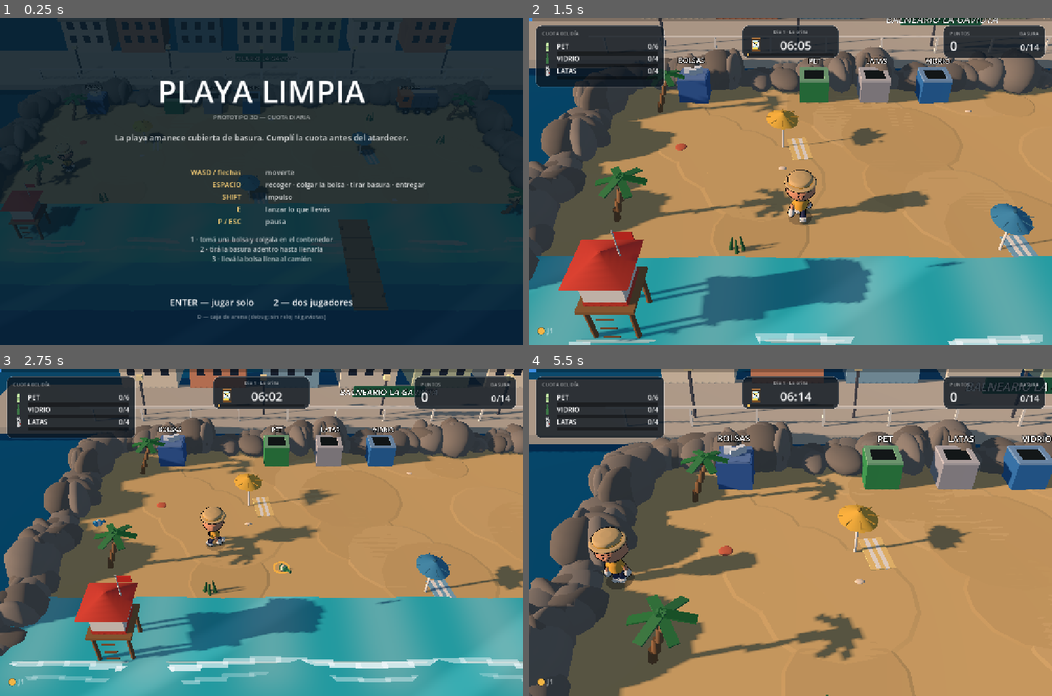
Above: before the commit, frames 1-4 (two rows, left to right).
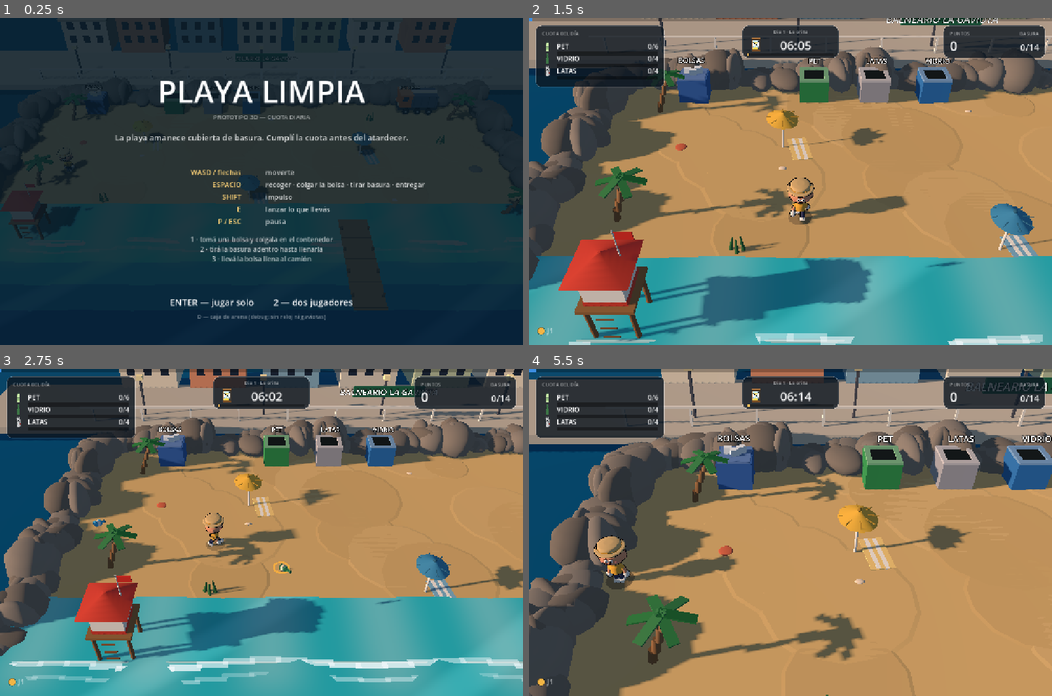
Above: after the commit, the same moments.

Repository: Catech124/playa-limpiar
Game: Godot game, scene res://scenes/Main.tscn
Same seed, same stepped clock (60 frames per second), same inputs: the game is played once before the commit and once after it.
Inputs:
- Up to frame 1 (0.25 s): no input
- Up to frame 2 (1.5 s): tap Enter at 0.5, 0.6 s; hold D 0.53-1.28 s; tap Space at 0.77, 1.07 s; tap Keypad Enter at 0.8, 1.35 s; hold S from 1.28 s (still down)
- Up to frame 3 (2.75 s): tap Space at 1.52, 1.82 s; tap 2 at 1.55, 2.1 s; release S at 2.03 s; hold D from 2.03 s (still down); tap R at 2.3 s
- Up to frame 4 (5.5 s): release D at 2.78 s; hold W 2.78-3.53 s; tap R at 2.85 s; tap Space at 3.02, 3.32, 3.77, 3.8, 4.07, 4.35, 4.52, 4.82 s; tap E at 3.05, 3.6 s; hold A 3.53-5.03 s; tap Enter at 4.55, 5.1 s; hold S from 5.03 s (still down); tap Keypad Enter at 5.3 s

The runs differ from the first frame. In frame 1, less than 0.1% of the frame differs, in the area x 10-15%, y 38-47%; in frame 2, 0.8%; in frame 3, 0.6%; in frame 4, 1.1%, in the area x 11-44%, y 48-66%.

Commit message:
Tiburón con modelo y mordida animada, nado parado y cara con detalle
Tiburón:
- Modelo rápido con primitivas (cuerpo, panza, hocico, aleta dorsal, cola,
  pectorales, ojos, boca y dientes).
- La mordida se anima: sale del agua, se abalanza y se vuelve a hundir.
- Al morder deja una cuenta atrás en pantalla y se reaparece en el SPAWN del
  nivel (antes era el arenal más cercano).

Personaje:
- Escala 0.84: a tamaño completo tapaba media pantalla y el agua le llegaba
  al cuello.
- Cara con detalle: ojos con esclerótica, pupila y brillo, cejas gruesas,
  sonrisa con comisuras y cachetes (acompañan el cabeceo de la cabeza).
- Nado erguido: flota parado con el agua al pecho y rema con los brazos a
  los costados, en vez de ir acostado como nadador de competencia (así se
  hundía la cara en un agua de 30 cm).

101 comprobaciones headless siguen en verde.

Diff:
--- a/scripts/hud.gd
+++ b/scripts/hud.gd
@@ -42,6 +42,7 @@
 	_draw_quota(size)
 	_draw_score(size)
 	_draw_players(size)
+	_draw_respawn(size)
 	_draw_prompts(size)
 	_draw_toasts()
 
@@ -182,6 +183,23 @@
 		x += 58.0
 
 
+## Cuenta atrás del que se comió el tiburón: cuánto falta para reaparecer.
+func _draw_respawn(size: Vector2) -> void:
+	var y := size.y * 0.60
+	for p in game.players:
+		if float(p.down_time) <= 0.0:
+			continue
+		var txt := "J%d · reaparece en %.1f s" % [p.index + 1, float(p.down_time)]
+		var w := _text_width(txt, 20) + 44.0
+		var rect := Rect2(size.x * 0.5 - w * 0.5, y, w, 42)
+		_panel(rect, Color(0.42, 0.10, 0.10, 0.88), 12)
+		var k := clampf(float(p.down_time) / GameConfig.SHARK_RESPAWN_TIME, 0.0, 1.0)
+		draw_rect(Rect2(rect.position.x + 12, rect.position.y + rect.size.y - 8,
+			(rect.size.x - 24) * k, 3), Color(1.0, 0.55, 0.45))
+		_text_centered(Vector2(size.x * 0.5, rect.position.y + 27), txt, 20, Color(1, 1, 1))
+		y += 50.0
+
+
 func _draw_prompts(_size: Vector2) -> void:
 	# aviso contextual sobre cada jugador
 	for p in game.players:
--- a/scripts/main.gd
+++ b/scripts/main.gd
@@ -36,6 +36,7 @@
 
 var toasts: Array = []
 var puffs: Array = []            # polvo / salpicaduras
+var sharks: Array = []           # tiburones de la mordida (animación)
 var _sync_cd := 0.0
 var clock := 0.0                 # segundos de la jornada (para el tope de castigos)
 var penalty_log: Array = []      # instantes de los castigos que descontaron
@@ -174,6 +175,10 @@
 		if is_instance_valid(pf["node"]):
 			pf["node"].queue_free()
 	puffs.clear()
+	for sh in sharks:
+		if is_instance_valid(sh["node"]):
+			sh["node"].queue_free()
+	sharks.clear()
 	clock = 0.0
 	penalty_log.clear()
 	score = 0
@@ -314,6 +319,7 @@
 	_update_flying(delta)
 	_update_toasts(delta)
 	_update_puffs(delta)
+	_update_sharks(delta)
 	_update_light()
 
 	# la basura rueda: la celda lógica tiene que seguir al cuerpo
@@ -407,6 +413,7 @@
 func _bite(p: Player) -> void:
 	spawn_puff(p.position + Vector3(0, GameConfig.WATER_LEVEL, 0), Color(0.97, 1.0, 1.0), 14, 1.8)
 	toast(p.position + Vector3(0, 1.5, 0), "¡Mordida! Volvés en %d s" % int(GameConfig.SHARK_RESPAWN_TIME), "bad")
+	_show_shark(p)
 	var dest := _nearest_sand(p)
 	if p.carrying != null:
 		var item := p.carrying
@@ -415,10 +422,156 @@
 			move_item_to_tile(item, dest)
 		else:
 			destroy_item(item)
-	p.keep_down(GameConfig.SHARK_RESPAWN_TIME, dest)
+	# reaparece en el spawn del nivel, no donde lo mordieron
+	var sp: Vector2i = world.spawns[p.index % world.spawns.size()]
+	p.keep_down(GameConfig.SHARK_RESPAWN_TIME, sp)
 	p.water_time = 0.0
 	p.shark_heat = minf(1.0, float(p.shark_heat) + 0.25)
 	_clear_fin(p)
+
+
+## Tiburón de la mordida: sale del agua, se abalanza y se vuelve a hundir.
+## Es rápido y de primitivas, como el resto del juego.
+func _show_shark(p: Player) -> void:
+	var shark := _make_shark()
+	world.add_child(shark)
+	var base := p.position
+	shark.position = base + Vector3(0.0, -1.1, 0.9)
+	shark.rotation.y = PI        # mira al jugador (viene desde el sur)
+	sharks.append({"node": shark, "base": base, "t": 0.0})
+
+
+func _update_sharks(delta: float) -> void:
+	for sh in sharks.duplicate():
+		sh["t"] = float(sh["t"]) + delta
+		var t: float = sh["t"]
+		var node: Node3D = sh["node"]
+		if not is_instance_valid(node):
+			sharks.erase(sh)
+			continue
+		var base: Vector3 = sh["base"]
+		if t < 0.22:
+			# sube desde el fondo
+			var k := t / 0.22
+			node.position = base + Vector3(0, lerpf(-1.1, 0.34, k), 0.9)
+			node.rotation.x = 0.35 * (1.0 - k)
+		elif t < 0.44:
+			# se abalanza con la boca abierta
+			var k := (t - 0.22) / 0.22
+			node.position = base + Vector3(0, 0.34 + sin(k * PI) * 0.10, lerpf(0.9, 0.18, k))
+			node.rotation.x = -0.28 * sin(k * PI)
+			node.scale = Vector3.ONE * (1.0 + 0.10 * sin(k * PI))
+		else:
+			# se hunde
+			var k := (t - 0.44) / 0.70
+			node.position = base + Vector3(0, lerpf(0.34, -1.4, k), lerpf(0.18, 0.5, k))
+			node.rotation.x = 0.55 * k
+			node.scale = Vector3.ONE
+		if t > 1.2:
+			node.queue_free()
+			sharks.erase(sh)
+
+
+func _make_shark() -> Node3D:
+	var root := Node3D.new()
+	var gray := Color(0.36, 0.42, 0.49)
+	var belly := Color(0.90, 0.92, 0.92)
+
+	var body := SphereMesh.new()
+	body.radius = 0.5
+	body.height = 1.0
+	body.radial_segments = 14
+	body.rings = 8
+	var bm := MeshInstance3D.new()
+	bm.mesh = body
+	bm.material_override = ItemVisuals.material(gray)
+	bm.scale = Vector3(0.62, 0.44, 1.05)
+	root.add_child(bm)
+
+	var bely := SphereMesh.new()
+	bely.radius = 0.5
+	bely.height = 1.0
+	bely.radial_segments = 12
+	bely.rings = 6
+	var blm := MeshInstance3D.new()
+	blm.mesh = bely
+	blm.material_override = ItemVisuals.material(belly)
+	blm.scale = Vector3(0.52, 0.28, 0.95)
+	blm.position = Vector3(0, -0.08, 0.03)
+	root.add_child(blm)
+
+	# hocico
+	var snout := CylinderMesh.new()
+	snout.top_radius = 0.03
+	snout.bottom_radius = 0.30
+	snout.height = 0.46
+	snout.radial_segments = 12
+	var sm := MeshInstance3D.new()
+	sm.mesh = snout
+	sm.material_override = ItemVisuals.material(gray)
+	sm.position = Vector3(0, 0.0, 0.60)
+	sm.rotation_degrees = Vector3(90, 0, 0)
+	root.add_child(sm)
+
+	# aleta dorsal
+	var dorsal := PrismMesh.new()
+	dorsal.size = Vector3(0.30, 0.44, 0.07)
+	var dm := MeshInstance3D.new()
+	dm.mesh = dorsal
+	dm.material_override = ItemVisuals.material(gray.darkened(0.12))
+	dm.position = Vector3(0, 0.26, -0.04)
+	root.add_child(dm)
+
+	# cola
+	var tail := PrismMesh.new()
+	tail.size = Vector3(0.44, 0.54, 0.07)
+	var tm := MeshInstance3D.new()
+	tm.mesh = tail
+	tm.material_override = ItemVisuals.material(gray.darkened(0.12))
+	tm.position = Vector3(0, 0.12, -0.98)
+	tm.rotation_degrees = Vector3(0, 0, 22)
+	root.add_child(tm)
+
+	# pectorales
+	for side in [-1.0, 1.0]:
+		var fin := PrismMesh.new()
+		fin.size = Vector3(0.34, 0.22, 0.05)
+		var fm := MeshInstance3D.new()
+		fm.mesh = fin
+		fm.material_override = ItemVisuals.material(gray.darkened(0.05))
+		fm.position = Vector3(side * 0.30, -0.05, 0.20)
+		fm.rotation_degrees = Vector3(0, side * 38.0, side * -58.0)
+		root.add_child(fm)
+
+	# ojos
+	for side in [-1.0, 1.0]:
+		var eye := SphereMesh.new()
+		eye.radius = 0.038
+		eye.height = 0.076
+		var em := MeshInstance3D.new()
+		em.mesh = eye
+		em.material_override = ItemVisuals.material(Color(0.06, 0.06, 0.08))
+		em.position = Vector3(side * 0.19, 0.10, 0.46)
+		root.add_child(em)
+
+	# boca y dientes
+	var mouth := BoxMesh.new()
+	mouth.size = Vector3(0.36, 0.06, 0.18)
+	var mm := MeshInstance3D.new()
+	mm.mesh = mouth
+	mm.material_override = ItemVisuals.material(Color(0.42, 0.09, 0.11))
+	mm.position = Vector3(0, -0.11, 0.56)
+	root.add_child(mm)
+	for i in 5:
+		var tooth := BoxMesh.new()
+		tooth.size = Vector3(0.045, 0.055, 0.03)
+		var tmi := MeshInstance3D.new()
+		tmi.mesh = tooth
+		tmi.material_override = ItemVisuals.material(Color(0.99, 0.98, 0.95))
+		tmi.position = Vector3(-0.12 + 0.06 * float(i), -0.066, 0.62)
+		root.add_child(tmi)
+
+	return root
 
 
 func _respawn(p: Player) -> void:
--- a/scripts/player.gd
+++ b/scripts/player.gd
@@ -16,6 +16,9 @@
 		_chef_scene = load("res://assets/chef.glb") as PackedScene
 	return _chef_scene
 
+
+## Escala del modelo con respecto al asset original.
+const CHAR_SCALE := 0.84
 
 var index := 0
 var color := Color.WHITE
@@ -74,6 +77,9 @@
 
 	# personaje low-poly (asset generado con tools/make_chef.py)
 	var model := _chef().instantiate()
+	# un poco más chico: a tamaño completo tapaba media pantalla y el agua le
+	# llegaba al cuello
+	model.scale = Vector3(CHAR_SCALE, CHAR_SCALE, CHAR_SCALE)
 	_body_mesh.add_child(model)
 	_tint_shirt(model)
 	_add_outline(model)
@@ -82,6 +88,7 @@
 		var node := model.find_child(hinge, true, false)
 		if node is Node3D:
 			_hinges[hinge] = node
+	_add_face_details()
 
 
 ## El ala del sombrero proyecta sombra sobre la cara y la deja ilegible a 45 px:
@@ -146,8 +153,100 @@
 	# quedan en (±0.09, 0.39, 0.28) en el espacio del cuerpo, así que el punto
 	# medio es donde el personaje sostiene lo que lleva. Antes colgaba al
 	# costado y los objetos aparecían flotando al lado de las manos.
-	carry_anchor.position = Vector3(0.0, 0.40, 0.28)
+	carry_anchor.position = Vector3(0.0, 0.40, 0.28) * CHAR_SCALE
 	_body_mesh.add_child(carry_anchor)              # gira con el personaje
+
+
+## Cara más expresiva: ojos con esclerótica y brillo, cejas gruesas, sonrisa y
+## cachetes. Son piezas chicas colgadas de la bisagra de la cabeza, así que
+## acompañan el cabeceo. A 12 unidades de cámara, sin esto la cara es un punto.
+func _add_face_details() -> void:
+	var head: Node3D = _hinges.get("head")
+	if head == null:
+		return
+	var white := Color(0.98, 0.98, 0.97)
+	var dark := Color(0.12, 0.11, 0.13)
+	var cheek := Color(0.95, 0.55, 0.55)
+
+	for side in [-1.0, 1.0]:
+		# esclerótica
+		var eye := SphereMesh.new()
+		eye.radius = 0.048
+		eye.height = 0.096
+		eye.radial_segments = 12
+		eye.rings = 6
+		var em := MeshInstance3D.new()
+		em.mesh = eye
+		em.material_override = ItemVisuals.material(white)
+		em.position = Vector3(side * 0.057, 0.288, 0.292)
+		em.scale = Vector3(1.0, 1.15, 0.55)
+		head.add_child(em)
+
+		# pupila
+		var pupil := SphereMesh.new()
+		pupil.radius = 0.026
+		pupil.height = 0.052
+		pupil.radial_segments = 10
+		pupil.rings = 5
+		var pm := MeshInstance3D.new()
+		pm.mesh = pupil
+		pm.material_override = ItemVisuals.material(dark)
+		pm.position = Vector3(side * 0.057, 0.286, 0.318)
+		pm.scale = Vector3(1.0, 1.1, 0.5)
+		head.add_child(pm)
+
+		# brillo del ojo
+		var glint := SphereMesh.new()
+		glint.radius = 0.010
+		glint.height = 0.020
+		var gm := MeshInstance3D.new()
+		gm.mesh = glint
+		gm.material_override = ItemVisuals.material(white)
+		gm.position = Vector3(side * 0.047, 0.298, 0.330)
+		gm.cast_shadow = GeometryInstance3D.SHADOW_CASTING_SETTING_OFF
+		head.add_child(gm)
+
+		# ceja gruesa
+		var brow := BoxMesh.new()
+		brow.size = Vector3(0.085, 0.024, 0.024)
+		var bm := MeshInstance3D.new()
+		bm.mesh = brow
+		bm.material_override = ItemVisuals.material(Color(0.32, 0.20, 0.14))
+		bm.position = Vector3(side * 0.058, 0.352, 0.290)
+		bm.rotation_degrees = Vector3(0, 0, side * 9.0)
+		head.add_child(bm)
+
+		# cachete
+		var ck := SphereMesh.new()
+		ck.radius = 0.050
+		ck.height = 0.100
+		var cm := MeshInstance3D.new()
+		cm.mesh = ck
+		cm.material_override = ItemVisuals.material(Color(cheek.r, cheek.g, cheek.b, 0.55))
+		cm.material_override.transparency = BaseMaterial3D.TRANSPARENCY_ALPHA
+		cm.position = Vector3(side * 0.145, 0.245, 0.252)
+		cm.scale = Vector3(1.0, 0.7, 0.25)
+		cm.cast_shadow = GeometryInstance3D.SHADOW_CASTING_SETTING_OFF
+		head.add_child(cm)
+
+		# comisura de la sonrisa
+		var corner := BoxMesh.new()
+		corner.size = Vector3(0.034, 0.020, 0.020)
+		var km := MeshInstance3D.new()
+		km.mesh = corner
+		km.material_override = ItemVisuals.material(Color(0.30, 0.12, 0.12))
+		km.position = Vector3(side * 0.045, 0.213, 0.297)
+		km.rotation_degrees = Vector3(0, 0, side * 28.0)
+		head.add_child(km)
+
+	# boca: una barra y las dos comisuras ya forman la sonrisa
+	var mouth := BoxMesh.new()
+	mouth.size = Vector3(0.075, 0.020, 0.020)
+	var mm := MeshInstance3D.new()
+	mm.mesh = mouth
+	mm.material_override = ItemVisuals.material(Color(0.30, 0.12, 0.12))
+	mm.position = Vector3(0.0, 0.202, 0.300)
+	head.add_child(mm)
 
 
 ## Pinta la remera y la cinta del sombrero con el color del jugador.
@@ -357,12 +456,9 @@
 
 
 ## El tiburón lo mordió: desaparece del agua y vuelve a la arena en `seconds`.
-func keep_down(seconds: float, at: CellData) -> void:
+func keep_down(seconds: float, tile: Vector2i) -> void:
 	down_time = seconds
-	if at != null:
-		respawn_tile = Vector2i(at.x, at.y)
-	else:
-		respawn_tile = Vector2i(tile_x(), tile_y())
+	respawn_tile = tile if tile.x >= 0 else Vector2i(tile_x(), tile_y())
 	_body_mesh.visible = false
 	velocity = Vector3.ZERO
 	if wake != null:
@@ -421,12 +517,11 @@
 	var now := Time.get_ticks_msec() / 1000.0
 
 	if swim > 0.35:
-		# Nadando: brazada alternada que pasa POR DELANTE de la cara. El ala del
-		# sombrero tapa los hombros, así que si el brazo no sale adelante no se ve.
-		var stroke := sin(now * 7.0)
-		# el brazo pasa de "adentro del agua" a "afuera" en cada brazada
-		if arm_l: arm_l.rotation = Vector3(-1.6 + stroke * 1.0, 0.0, 0.55)
-		if arm_r: arm_r.rotation = Vector3(-1.6 - stroke * 1.0, 0.0, -0.55)
+		# Flotando parado: los brazos reman a los costados, a la altura del agua,
+		# alternados. (Acostado "de nadador profesional" se hundía la cara.)
+		var stroke := sin(now * 5.5)
+		if arm_l: arm_l.rotation = Vector3(-0.45 + stroke * 0.55, 0.0, 1.00 + stroke * 0.22)
+		if arm_r: arm_r.rotation = Vector3(-0.45 - stroke * 0.55, 0.0, -1.00 - stroke * 0.22)
 	elif dash > 0.05 and not carry:
 		# pique: brazos atrás y cuerpo estirado, como saliendo disparado
 		if arm_l: arm_l.rotation = Vector3(1.15 * dash, 0.0, 0.35)
@@ -458,13 +553,14 @@
 			0.0,
 			(0.03 * sin(t) if moving else breath * 0.02))
 
-	# postura del cuerpo: acostado en el agua, inclinado en el pique
-	_body_mesh.rotation.x = swim * 1.15 - 0.30 * dash * (1.0 - swim)
-	_body_mesh.rotation.z = sin(now * 7.0) * 0.20 * swim
-	_body_mesh.position.z = -0.26 * swim
-	var target_y := (GameConfig.WATER_LEVEL - 0.13) * swim
+	# postura del cuerpo: erguido en el agua (flotando parado), inclinado al picar
+	_body_mesh.rotation.x = -0.10 * swim - 0.30 * dash * (1.0 - swim)
+	_body_mesh.rotation.z = sin(now * 5.5) * 0.06 * swim
+	_body_mesh.position.z = 0.0
+	# se hunde apenas: el agua le llega al pecho y la cabeza queda afuera
+	var target_y := -0.10 * swim
 	if swim > 0.35:
-		target_y += sin(now * 5.0) * 0.03        # flota como un corcho
+		target_y += sin(now * 4.0) * 0.018       # flota como un corcho
 	elif moving:
 		target_y += absf(sin(t)) * 0.025
 	_body_mesh.position.y = lerpf(_body_mesh.position.y, target_y, minf(1.0, delta * 12.0))
--- a/tests/shot.gd
+++ b/tests/shot.gd
@@ -74,6 +74,25 @@
 		await _shoot(0.8)
 		return
 
+	if "--bite" in args:
+		# mordida: el tiburón sale del agua y la cuenta atrás de reaparición
+		main.start_game(1)
+		await get_tree().process_frame
+		main.time_left = main.level_seconds * 0.6
+		var bp: Player = main.players[0]
+		bp.teleport(10, 12, Vector2i(0, -1))
+		for i in 3:
+			await get_tree().physics_frame
+		main._show_shark(bp)
+		main._update_sharks(0.34)
+		bp.down_time = 3.6
+		bp._body_mesh.visible = false
+		main.camera.fov = 34.0
+		main.camera.look_at_from_position(Vector3(10.0, 4.4, 17.2),
+			Vector3(10.0, 0.4, 11.6), Vector3.UP)
+		await _shoot(0.10)
+		return
+
 	if "--swim" in args:
 		# nadando con la aleta cerca: el agua es más lenta y da miedo
 		main.start_game(2)
Binary file added: docs/captura-mordida.png
Binary file changed: docs/captura-nadar.png
Not shown, changed: README.md
Not shown, changed: docs/MECANICAS.md
Not shown, changed: docs/PLAN-v2.md
